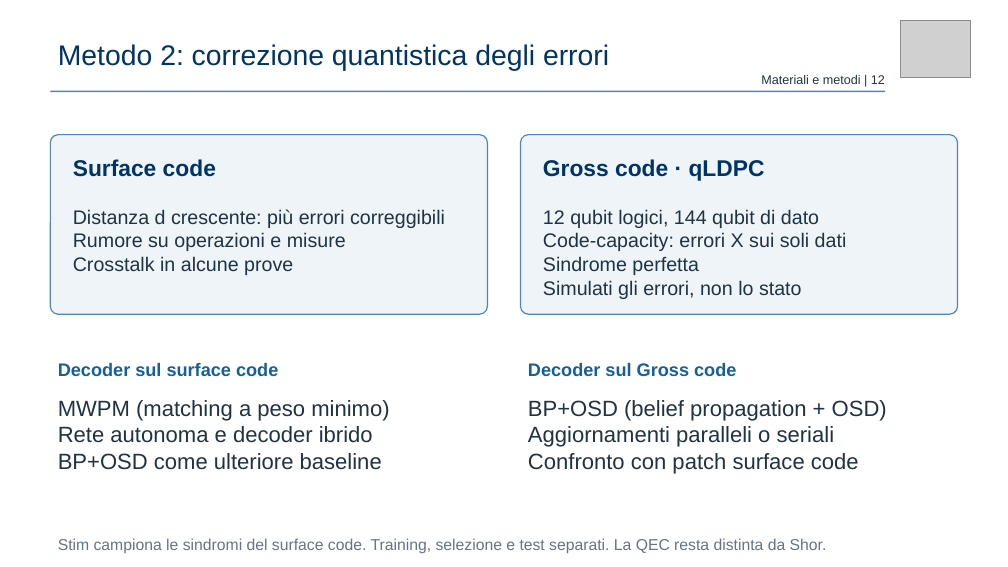
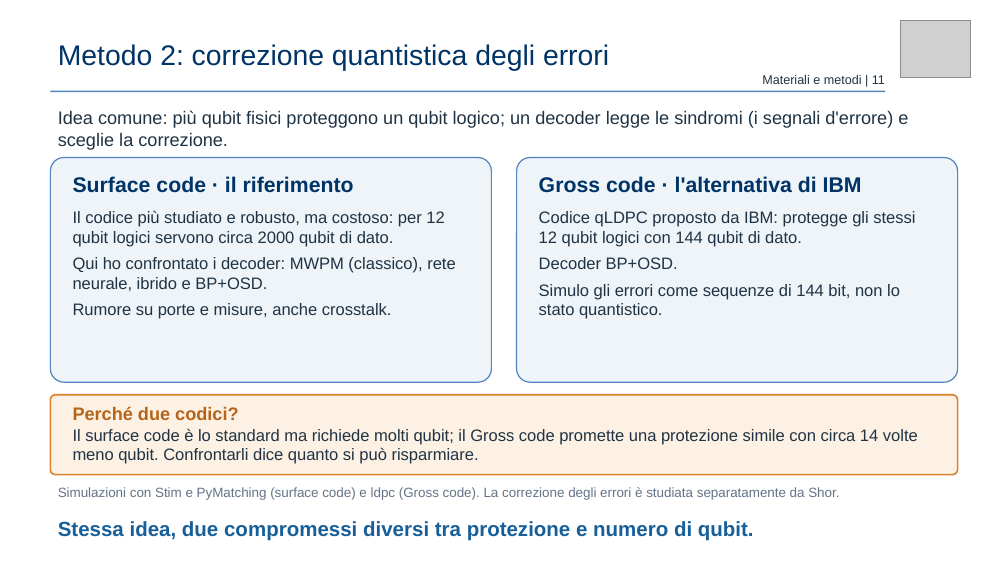
Before and after one commit to claudio-dragotta/shor-nisq-qec-thesis, a slide deck: slide 11 of presentazione/pptx prova/Dragotta Claudio.pptx (slide 12 before the commit). Drawn at 1008x567 pixels with LibreOffice and Linux fonts; fonts in the diff are those of the drawing; grey boxes stand for pictures. Boxes give left, top, right and bottom in pixels: in the first picture for what was removed or moved away, otherwise in the second. Text is boxed around its words. In the diff, an @@ line names an element or a change of style, - is before the commit and + after.

Commit message:
Completa i ringraziamenti e aggiorna i materiali della presentazione
Scrive i ringraziamenti personali per famiglia, Marta, amici e amici di
Medicina, riordina l'impaginazione come nella tesi triennale (famiglia,
Marta, amici, zie e nonna) e aggiorna il ringraziamento al relatore.
Aggiunge il discorso rivisto dopo l'incontro dell'8 ottobre e il backup
della presentazione.

```diff
--- a/presentazione/pptx prova/Dragotta Claudio.pptx
+++ b/presentazione/pptx prova/Dragotta Claudio.pptx
@@ text at <box>762,75,885,84</box>: text changed @@
-Materiali e metodi | 12
+Materiali e metodi | 11
@@ text added at <box>58,110,908,150</box>, 17.2 pt, text #203344 @@
+Idea comune: più qubit fisici proteggono un qubit logico; un decoder legge le sindromi (i segnali d'errore) e sceglie la correzione.
@@ rounded rectangle: place and size @@
-rounded rectangle at <box>51,135,488,315</box>
+rounded rectangle at <box>51,157,492,382</box>
@@ rounded rectangle at <box>51,157,492,382</box>: proportions changed @@
@@ text at <box>73,176,354,193</box>: text changed; size 21.8 to 20.2 pt @@
-Surface code
+Surface code · il riferimento
@@ rounded rectangle at <box>516,157,957,382</box>: proportions changed @@
@@ rounded rectangle: place and size @@
-rounded rectangle at <box>521,135,958,315</box>
+rounded rectangle at <box>516,157,957,382</box>
@@ text at <box>539,176,862,193</box>: text changed; size 21.8 to 20.2 pt @@
-Gross code · qLDPC
+Gross code · l'alternativa di IBM
@@ text removed at <box>73,209,445,275</box> @@
-Distanza d crescente: più errori correggibili
-Rumore su operazioni e misure
-Crosstalk in alcune prove
@@ text added at <box>73,210,455,319</box>, 15.8 pt, text #203344 @@
+Il codice più studiato e robusto, ma costoso: per 12 qubit logici servono circa 2000 qubit di dato.
+Qui ho confrontato i decoder: MWPM (classico), rete neurale, ibrido e BP+OSD.
+Rumore su porte e misure, anche crosstalk.
@@ text at <box>539,211,915,319</box>: text changed; size 18.8 to 15.8 pt @@
-12 qubit logici, 144 qubit di dato
-Code-capacity: errori X sui soli dati
-Sindrome perfetta
-Simulati gli errori, non lo stato
+Codice qLDPC proposto da IBM: protegge gli stessi 12 qubit logici con 144 qubit di dato.
+Decoder BP+OSD.
+Simulo gli errori come sequenze di 144 bit, non lo stato quantistico.
@@ text removed at <box>58,363,278,376</box> @@
-Decoder sul surface code
@@ text removed at <box>528,363,736,376</box> @@
-Decoder sul Gross code
@@ rounded rectangle added at <box>51,395,958,475</box>, fill #FDF1E4, outline #D9822B 1.5 pt @@
@@ text removed at <box>58,400,389,470</box> @@
-MWPM (matching a peso minimo)
-Rete autonoma e decoder ibrido
-BP+OSD come ulteriore baseline
@@ text added at <box>73,406,918,464</box>, 15.8 pt, text #203344 @@
+Perché due codici?
+Il surface code è lo standard ma richiede molti qubit; il Gross code promette una protezione simile con circa 14 volte meno qubit. Confrontarli dice quanto si può risparmiare.
@@ text removed at <box>528,400,887,474</box> @@
-BP+OSD (belief propagation + OSD)
-Aggiornamenti paralleli o seriali
-Confronto con patch surface code
@@ text at <box>58,487,839,500</box>: text changed; size 15 to 12.8 pt @@
-Stim campiona le sindromi del surface code. Training, selezione e test separati. La QEC resta distinta da Shor.
+Simulazioni con Stim e PyMatching (surface code) e ldpc (Gross code). La correzione degli errori è studiata separatamente da Shor.
@@ text added at <box>58,521,754,541</box>, 19.5 pt, text #175F99, bold @@
+Stessa idea, due compromessi diversi tra protezione e numero di qubit.
```
Also in this commit, not shown: 16 other slides changed, 1 slide added, 1 slide removed, 5 other files.
